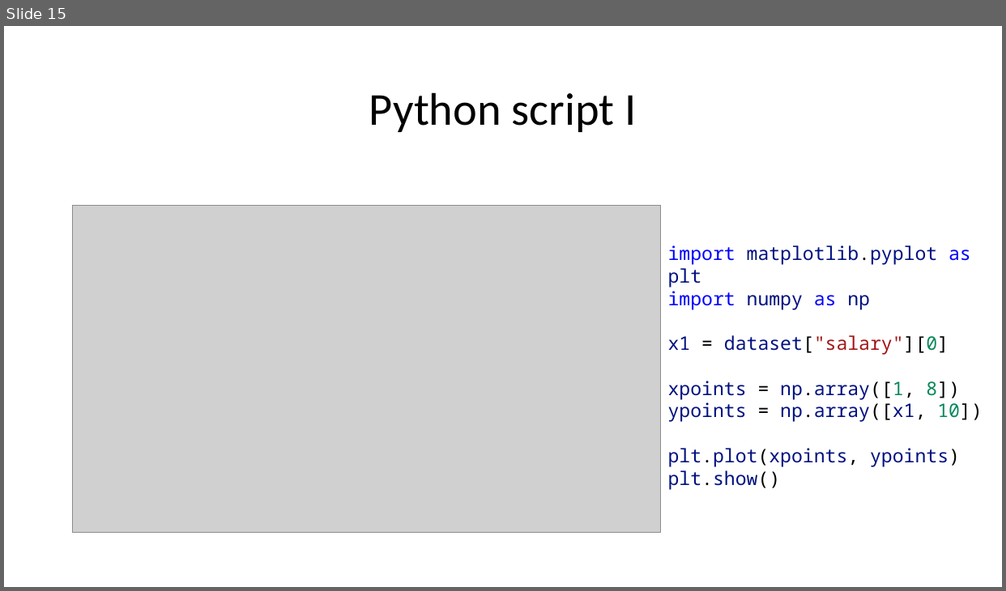
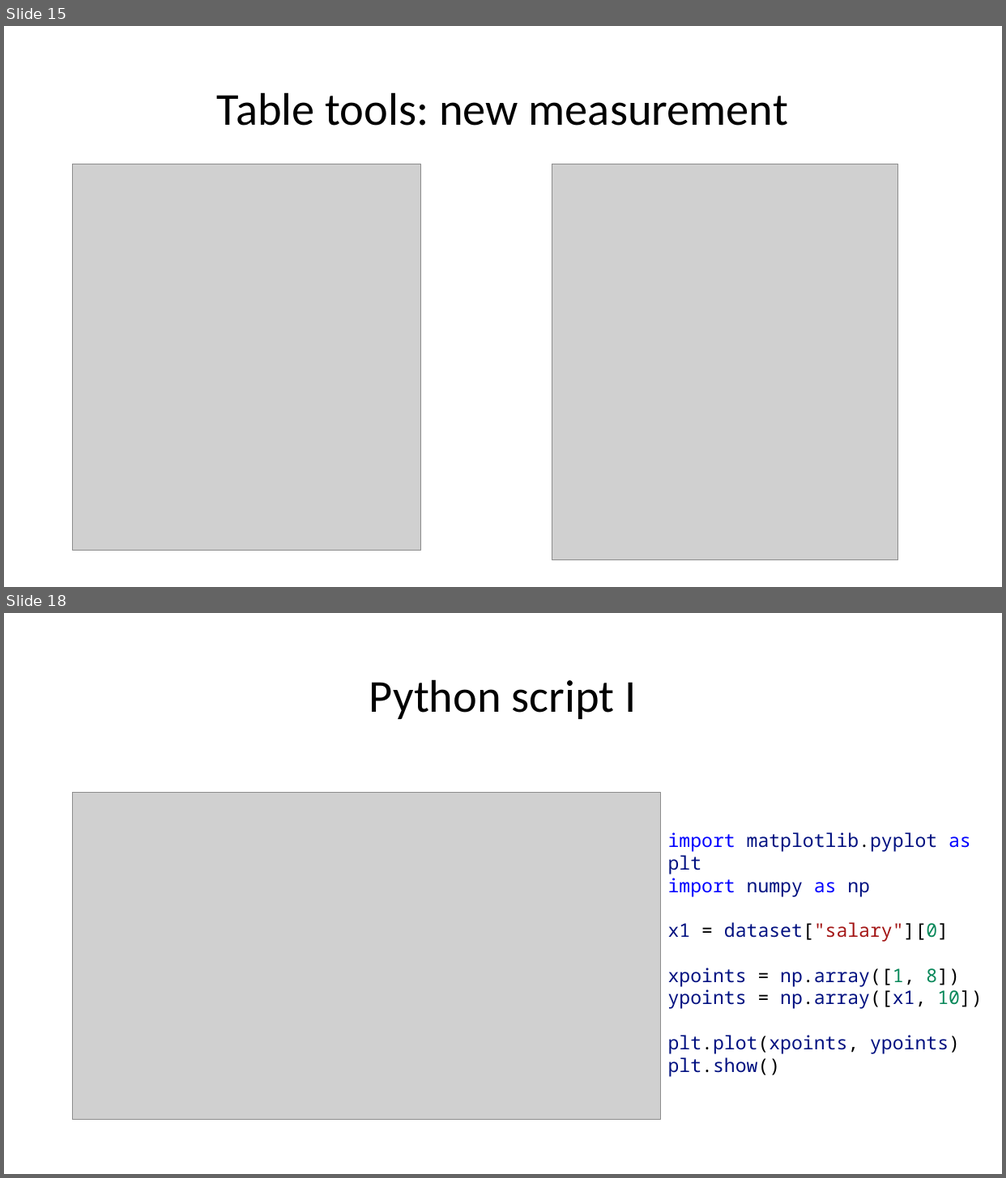
Before and after one commit to kimteespk/DADS5001-Data-Analytics-and-Data-Science-Tools-and-Programming, a slide deck: 12-PowerBI/DSTools-Power-BI.pptx. Shown one above the other, each under a label of ours: slide 15 before the commit, slides 15 and 18 after it; the slides between them are not shown. The pictures are 1006x591 and 1006x1178 pixels, drawn with LibreOffice and Linux fonts; fonts in the diff are those of the drawing; grey boxes stand for pictures. Boxes give left, top, right and bottom in pixels: in the first picture for what was removed or moved away, otherwise in the second. Text is boxed around its words. In the diff, an @@ line names an element or a change of style, - is before the commit and + after.

```diff
--- a/12-PowerBI/DSTools-Power-BI.pptx
+++ b/12-PowerBI/DSTools-Power-BI.pptx
@@ slide 15 added at [4,26,1002,587], background #FFFFFF @@
@@ title added at [217,92,788,126], 44 pt, text #000000 @@
+Table tools: new measurement
@@ picture added at [73,165,422,551] @@
@@ picture added at [552,165,898,561] @@
@@ what was slide 15 is now slide 18 @@
```
Also in this commit, not shown: 4 slides changed, 3 other slides added, 1 slide removed, 1 other file.
